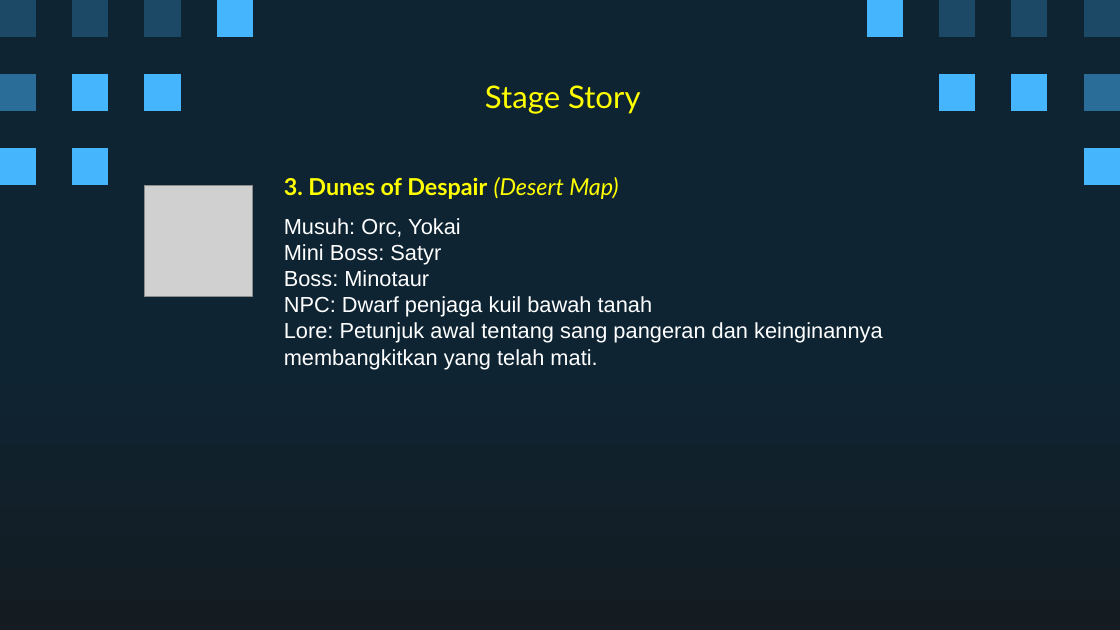
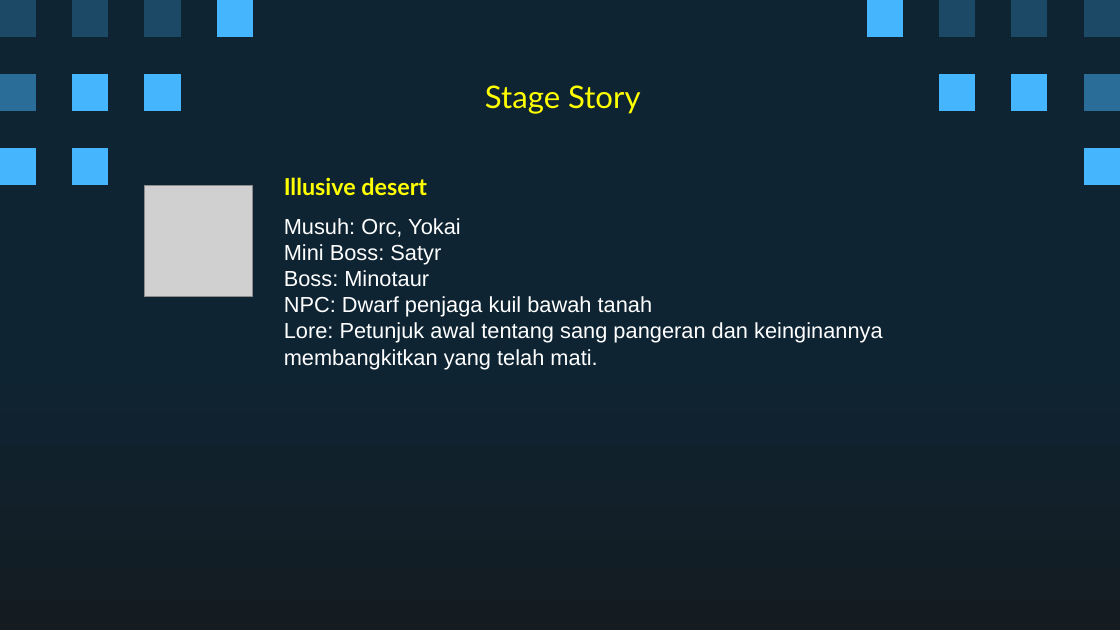
Before and after one commit to Ricardhad/gameProgProject, a slide deck: slide 12 of Super Pixel Vintage Gaming by Slidesgo.pptx. Drawn at 1120x630 pixels with LibreOffice and Linux fonts; fonts in the diff are those of the drawing; grey boxes stand for pictures. Boxes give left, top, right and bottom in pixels: in the first picture for what was removed or moved away, otherwise in the second. Text is boxed around its words. In the diff, an @@ line names an element or a change of style, - is before the commit and + after.

```diff
--- a/Super Pixel Vintage Gaming by Slidesgo.pptx
+++ b/Super Pixel Vintage Gaming by Slidesgo.pptx
@@ title at box(284, 177, 427, 195): text changed @@
-3. Dunes of Despair (Desert Map)
+Illusive desert
```
Also in this commit, not shown: 7 other slides changed, 2 slides added, 2 slides removed.
